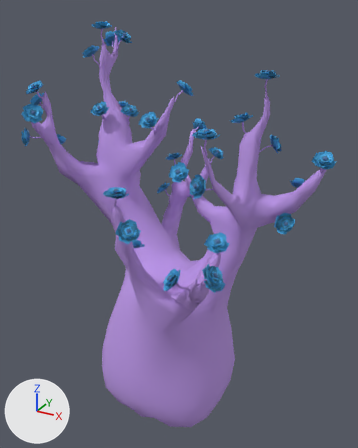
An edit to the FBX model Assets/Assets/Objects/tree1.fbx, drawn before and after from the same camera.
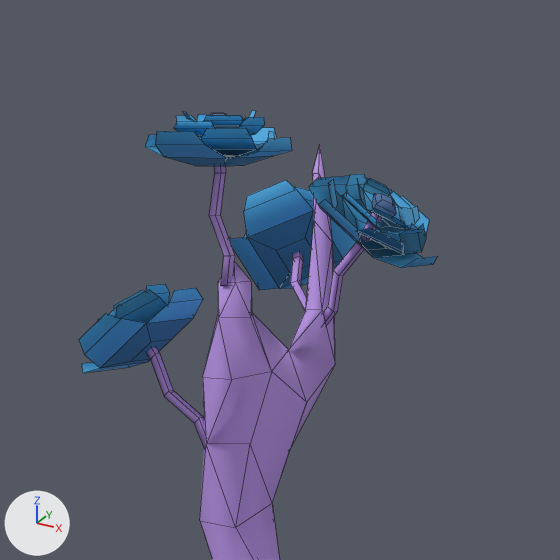
The first picture shows the older version from a camera (50 mm lens) standing at (1.3, -2.25, 2.35) and looking at (0.01, 0.1, 1.17). The close-ups show both versions on the part from 20% to 42% of the width and 1% to 19% of the height of that picture; other places that the commit changed are outside them. Every picture has the same lights, and +X, +Y and +Z are marked at lower left. The close-ups show mesh edges as thin lines. Where no turn or scale is listed for an object, it has been applied to the vertices.
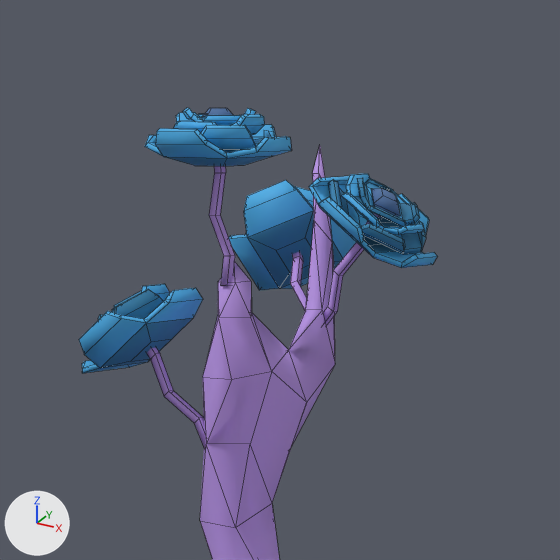
The edits, one by one:
Material 'log.001' (mat_log_001) is new.
Its base color is (0.503, 0.309, 0.8) (purple #bc97e7).
Its roughness is 0.878.
me_cube_005 is used by ob_cube_003; location (0.0, 0.0, 0.0).
me_cube_005 had 124 vertices, 78 faces and spanned x -0.6236..-0.5218, y 0.2746..0.3888, z 2.0949..2.2132.
me_cube_005 no longer uses material mat_log (purple #bc97e7).
me_cube_005 now has 248 vertices, 236 faces and spans x -0.6236..-0.5218, y 0.2746..0.3888, z 2.0949..2.2132.
Part 2, on me_cube_005:
104 vertices are added at x -0.6199..-0.5367, y 0.2998..0.3877, z 2.1266..2.2118.
19 new faces join them, mat_flower_darker (blue #3681ac).
112 new faces join them, mat_flower_base (blue #48aee7).
9 new faces join them, mat_flower_center (blue #4f70a0).
me_cube_005 now uses material mat_log_001 (purple #bc97e7).
me_cube_013 is used by ob_cube_007; location (0.0, 0.0, 0.0).
me_cube_013 had 124 vertices, 78 faces and spanned x -0.5623..-0.4625, y 0.1022..0.2071, z 2.142..2.27.
me_cube_013 no longer uses material mat_log (purple #bc97e7).
me_cube_013 now has 248 vertices, 236 faces and spans x -0.5623..-0.4625, y 0.1022..0.2071, z 2.142..2.2723.
Part 4, on me_cube_013:
104 vertices are added at x -0.5592..-0.4659, y 0.1059..0.2036, z 2.2348..2.2723.
19 new faces join them, mat_flower_darker (blue #3681ac).
112 new faces join them, mat_flower_base (blue #48aee7).
9 new faces join them, mat_flower_center (blue #4f70a0).
me_cube_013 now uses material mat_log_001 (purple #bc97e7).
me_cube_039 is used by ob_cube_025; location (0.0, 0.0, 0.0).
me_cube_039 had 124 vertices, 78 faces and spanned x -0.6364..-0.5301, y 0.0922..0.1971, z 2.0178..2.1413.
me_cube_039 no longer uses material mat_log (purple #bc97e7).
me_cube_039 now has 248 vertices, 236 faces and spans x -0.6364..-0.5301, y 0.0922..0.1971, z 2.0178..2.1413.
Part 3, on me_cube_039:
104 vertices are added at x -0.6329..-0.5548, y 0.0959..0.1937, z 2.0781..2.1406.
66 new faces join them, mat_flower_darker (blue #3681ac).
65 new faces join them, mat_flower_base (blue #48aee7).
9 new faces join them, mat_flower_center (blue #4f70a0).
me_cube_039 now uses material mat_log_001 (purple #bc97e7).
me_cube_034 is used by ob_cube_015; location (0.0, 0.0, 0.0).
me_cube_034 had 124 vertices, 78 faces and spanned x -0.5193..-0.4112, y 0.2248..0.3297, z 2.0988..2.2209.
me_cube_034 no longer uses material mat_log (purple #bc97e7).
me_cube_034 now has 248 vertices, 236 faces and spans x -0.5193..-0.4112, y 0.2248..0.3297, z 2.0988..2.2209.
Part 1, on me_cube_034:
104 vertices are added at x -0.492..-0.4141, y 0.2285..0.3262, z 2.1565..2.2207.
66 new faces join them, mat_flower_darker (blue #3681ac).
65 new faces join them, mat_flower_base (blue #48aee7).
9 new faces join them, mat_flower_center (blue #4f70a0).
me_cube_034 now uses material mat_log_001 (purple #bc97e7).

Boxes (x1, y1, x2, y2) around the edits, measured in the close-ups (560 x 560 px):
'Cube.007', reshaped
    before: (145, 111, 292, 286)
    after: (145, 108, 292, 286)
part 1 of me_cube_034, added (blue)
    after: (309, 174, 437, 268)
part 2 of me_cube_005, added
    after: (229, 184, 314, 239)
part 3 of me_cube_039, added (blue)
    after: (82, 286, 174, 373)
part 4 of me_cube_013, added (blue)
    after: (145, 108, 288, 158)
